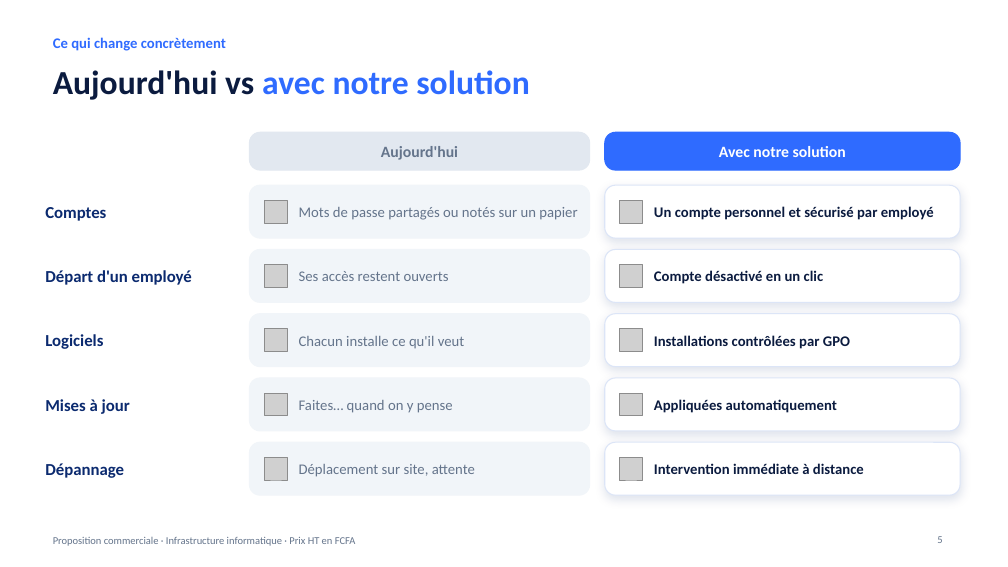
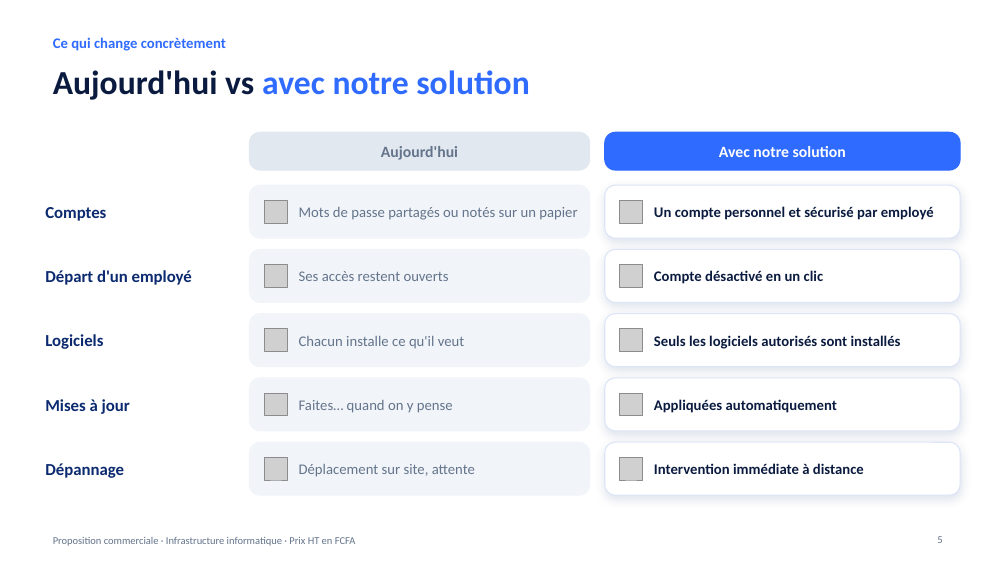
Before and after one commit to meledjearmel/others-documents, a slide deck: slide 5 of proposition-serveur/Proposition_Serveur_Proxmox_WindowsServer.pptx. Drawn at 1008x567 pixels with LibreOffice and Linux fonts; fonts in the diff are those of the drawing; grey boxes stand for pictures; background and template pictures are left out. Boxes give left, top, right and bottom in pixels: in the first picture for what was removed or moved away, otherwise in the second. Text is boxed around its words. In the diff, an @@ line names an element or a change of style, - is before the commit and + after.

```diff
--- a/proposition-serveur/Proposition_Serveur_Proxmox_WindowsServer.pptx
+++ b/proposition-serveur/Proposition_Serveur_Proxmox_WindowsServer.pptx
@@ text at [654,335,901,349]: text changed @@
-Installations contrôlées par GPO
+Seuls les logiciels autorisés sont installés
```
Also in this commit, not shown: 12 other slides changed, 1 slide added, 1 other file.
